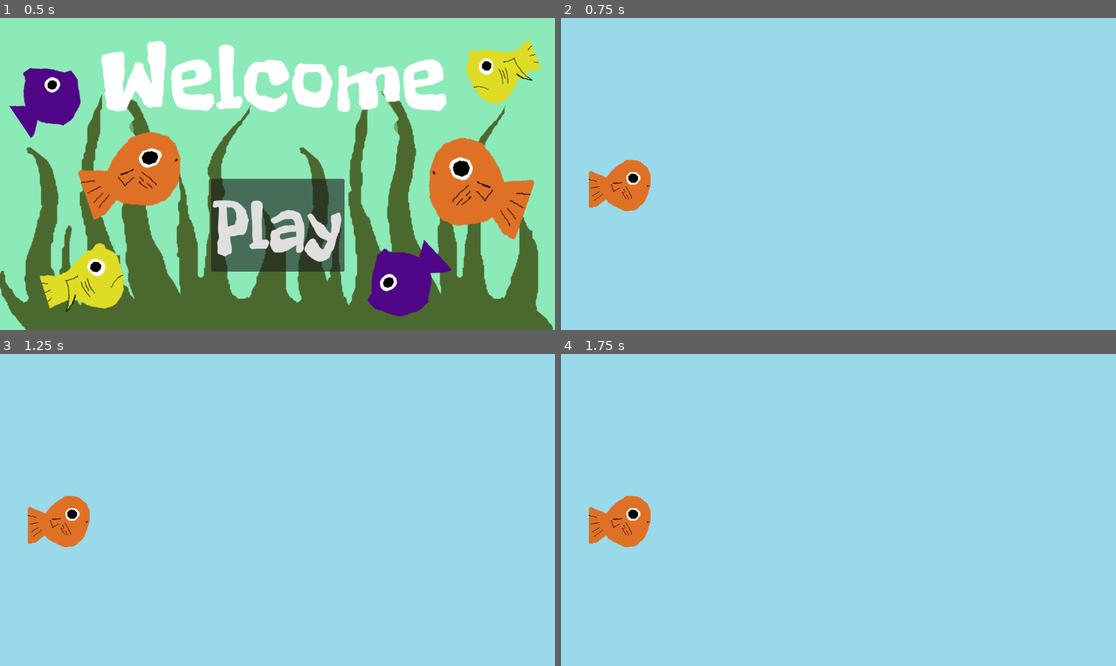
Above: before the commit, frames 1-4 (two rows, left to right).
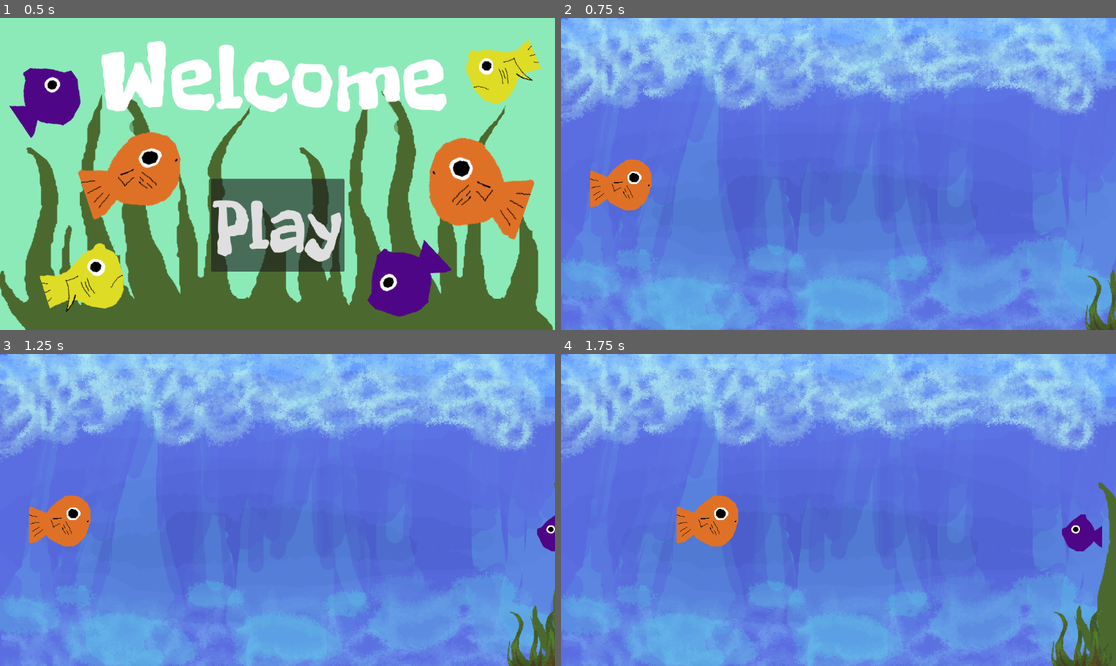
Above: after the commit, the same moments.

Repository: simvatch/Fish-Eater
Game: Godot game, scene res://menu.tscn
The game is run twice, just before and just after one commit, with the same random seed, the same clock (stepped at 60 frames per second) and the same inputs.
Inputs:
- Up to frame 1 (0.5 s): no input
- Up to frame 2 (0.75 s): click "Play" at 0.5 s
- Up to frame 3 (1.25 s): no input
- Up to frame 4 (1.75 s): hold Right (right) from 1.28 s (still down)

Frame 1 is identical in both runs. In frame 2, 91% of the frame differs, in the area x 0-100%, y 0-100%; in frame 3, 91%; in frame 4, 92%.

Commit message:
Collision

Diff:
--- /dev/null
+++ b/enemies.gd
@@ -0,0 +1,26 @@
+extends Area2D
+
+@export var move_speed := 150
+@export var spawn_x := 1152
+@export var despawn_x := -100
+@export var min_y := 200
+@export var max_y := 400
+
+func _ready():
+	randomize()
+	respawn()
+	connect("body_entered", Callable(self, "_on_body_entered"))
+
+func _physics_process(delta):
+	position.x -= move_speed * delta
+
+	if position.x < despawn_x:
+		respawn()
+
+func _on_body_entered(body):
+	if body.is_in_group("Character"):
+		respawn()
+
+func respawn():
+	position.x = spawn_x + randi_range(50, 300)
+	position.y = randi_range(min_y, max_y)
--- /dev/null
+++ b/fish_moevement.gd
@@ -0,0 +1,11 @@
+extends CharacterBody2D
+
+@export var speed = 400
+
+func get_input():
+	var input_direction = Input.get_vector("left", "right", "up", "down")
+	velocity = input_direction * speed
+
+func _physics_process(delta):
+	get_input()
+	move_and_slide()
--- a/fish_movement.gd
+++ /dev/null
@@ -1,11 +0,0 @@
-extends Sprite2D
-
-
-# Called when the node enters the scene tree for the first time.
-func _ready() -> void:
-	pass # Replace with function body.
-
-
-# Called every frame. 'delta' is the elapsed time since the previous frame.
-func _process(delta: float) -> void:
-	pass
--- /dev/null
+++ b/food.gd
@@ -0,0 +1,47 @@
+extends CharacterBody2D
+
+@export var move_speed := 150
+@export var spawn_x := 1152
+@export var despawn_x := -100
+@export var min_spacing_x := 100
+@export var min_y := 200
+@export var max_y := 400
+
+@onready var fishes := [
+	$"Purple"
+]
+
+func _ready():
+	randomize()
+	for fish in fishes:
+		respawn_fish(fish)
+
+
+func _physics_process(delta):
+	for fish in fishes:
+		fish.position.x -= move_speed * delta
+
+		var collision = fish.move_and_collide(Vector2.ZERO)
+		if collision and collision.get_collider().is_in_group("Character"):
+			fish.queue_free()
+
+		if fish.position.x < despawn_x:
+			respawn_fish(fish)
+
+
+func respawn_fish(fish):
+	var valid_position := false
+	var new_x := 0
+
+	while not valid_position:
+		new_x = spawn_x + randi_range(0, 300)
+		valid_position = true
+		for other in fishes:
+			if other == fish:
+				continue
+			if abs(other.position.x - new_x) < min_spacing_x:
+				valid_position = false
+				break
+
+	fish.position.x = new_x
+	fish.position.y = randi_range(min_y, max_y)
--- /dev/null
+++ b/seaweed.gd
@@ -0,0 +1,42 @@
+extends CharacterBody2D
+
+@export var move_speed := 70
+@export var spawn_x := 1152
+@export var despawn_x := -100
+@export var min_spacing_x := 100
+
+@onready var seaweeds := [
+	$Long,
+	$Mega,
+	$Small
+]
+
+func _ready():
+	randomize()
+	for seaweed in seaweeds:
+		respawn_seaweed(seaweed)
+
+
+func _physics_process(delta):
+	for seaweed in seaweeds:
+		seaweed.position.x -= move_speed * delta
+
+		if seaweed.position.x < despawn_x:
+			respawn_seaweed(seaweed)
+
+
+func respawn_seaweed(seaweed):
+	var valid_position := false
+	var new_x := 0
+
+	while not valid_position:
+		new_x = spawn_x + randi_range(0, 300)
+		valid_position = true
+		for other in seaweeds:
+			if other == seaweed:
+				continue
+			if abs(other.position.x - new_x) < min_spacing_x:
+				valid_position = false
+				break
+
+	seaweed.position.x = new_x
--- a/underwater.gd
+++ b/underwater.gd
@@ -1,11 +1,7 @@
 extends Node2D
 
+func _ready() -> void:
+	pass
 
-# Called when the node enters the scene tree for the first time.
-func _ready() -> void:
-	pass # Replace with function body.
-
-
-# Called every frame. 'delta' is the elapsed time since the previous frame.
 func _process(delta: float) -> void:
 	pass
--- a/underwater.tscn
+++ b/underwater.tscn
@@ -1,20 +1,68 @@
-[gd_scene load_steps=4 format=3 uid="uid://b43378367qhc1"]
+[gd_scene load_steps=13 format=3 uid="uid://b43378367qhc1"]
 
 [ext_resource type="Script" uid="uid://b2dqjtq0tfiw8" path="res://underwater.gd" id="1_1ttkh"]
-[ext_resource type="Texture2D" uid="uid://baj5b5f5rc4wm" path="res://sea.png" id="1_caky0"]
+[ext_resource type="Texture2D" uid="uid://btuyfbft47hp3" path="res://oceon-bg.png" id="2_mip7y"]
+[ext_resource type="Script" uid="uid://bdvccvqdid3dm" path="res://fish_moevement.gd" id="3_1k4jg"]
 [ext_resource type="Texture2D" uid="uid://dbsot18tbx48h" path="res://player-evol-1.png" id="3_n3fmg"]
+[ext_resource type="Script" uid="uid://bd6nlamge5ib8" path="res://seaweed.gd" id="5_mip7y"]
+[ext_resource type="Texture2D" uid="uid://qlgqbsj54ykc" path="res://new-reg-weed.png" id="6_0q4ab"]
+[ext_resource type="Texture2D" uid="uid://bevvc3w4afs7x" path="res://long-weed.png" id="6_cx0qg"]
+[ext_resource type="Texture2D" uid="uid://vdsir67w6lut" path="res://mega-weed.png" id="7_0q4ab"]
+[ext_resource type="Script" uid="uid://ddcupoy7fv8t5" path="res://enemies.gd" id="9_0q4ab"]
+[ext_resource type="Texture2D" uid="uid://bg20jamvnu5hg" path="res://food-small.png" id="10_ac1bu"]
+
+[sub_resource type="RectangleShape2D" id="RectangleShape2D_0q4ab"]
+size = Vector2(130.99991, 110.99997)
+
+[sub_resource type="RectangleShape2D" id="RectangleShape2D_ac1bu"]
+size = Vector2(87, 79)
 
 [node name="Node2D" type="Node2D"]
 script = ExtResource("1_1ttkh")
 
 [node name="TextureRect" type="TextureRect" parent="."]
-offset_left = -15.0
-offset_top = -111.0
-offset_right = 1199.0
-offset_bottom = 889.0
-texture = ExtResource("1_caky0")
+offset_right = 40.0
+offset_bottom = 40.0
+texture = ExtResource("2_mip7y")
 
-[node name="Sprite2D" type="Sprite2D" parent="."]
+[node name="CharacterBody2D2" type="CharacterBody2D" parent="."]
+script = ExtResource("5_mip7y")
+
+[node name="Long" type="Sprite2D" parent="CharacterBody2D2"]
+position = Vector2(448, 520)
+texture = ExtResource("6_cx0qg")
+
+[node name="Mega" type="Sprite2D" parent="CharacterBody2D2"]
+position = Vector2(824, 392)
+texture = ExtResource("7_0q4ab")
+
+[node name="Small" type="Sprite2D" parent="CharacterBody2D2"]
+position = Vector2(274, 585)
+texture = ExtResource("6_0q4ab")
+
+[node name="Character" type="CharacterBody2D" parent="." groups=["Character"]]
 position = Vector2(122, 345)
-scale = Vector2(-1.0000007, 1)
+rotation = 3.1415927
+scale = Vector2(1.0000007, -1)
+script = ExtResource("3_1k4jg")
+
+[node name="Sprite2D" type="Sprite2D" parent="Character"]
+position = Vector2(-2.0000076, -0.99999046)
 texture = ExtResource("3_n3fmg")
+
+[node name="CollisionShape2D" type="CollisionShape2D" parent="Character"]
+position = Vector2(-0.99999833, 2)
+shape = SubResource("RectangleShape2D_0q4ab")
+
+[node name="Enemies" type="Area2D" parent="."]
+position = Vector2(940.5, 251.5)
+scale = Vector2(0.6484375, 0.6015625)
+script = ExtResource("9_0q4ab")
+
+[node name="Purple" type="Sprite2D" parent="Enemies"]
+scale = Vector2(0.99999994, 1)
+texture = ExtResource("10_ac1bu")
+
+[node name="Purple2" type="CollisionShape2D" parent="Enemies"]
+scale = Vector2(1.5421684, 1.6623377)
+shape = SubResource("RectangleShape2D_ac1bu")
Not shown, added: enemies.gd.uid
Not shown, added: fish_moevement.gd.uid
Not shown, added: food.gd.uid
Not shown, added: seaweed.gd.uid
Not shown, added: underwater.tscn5446776618.tmp
Not shown, added: underwater.tscn5453254342.tmp
